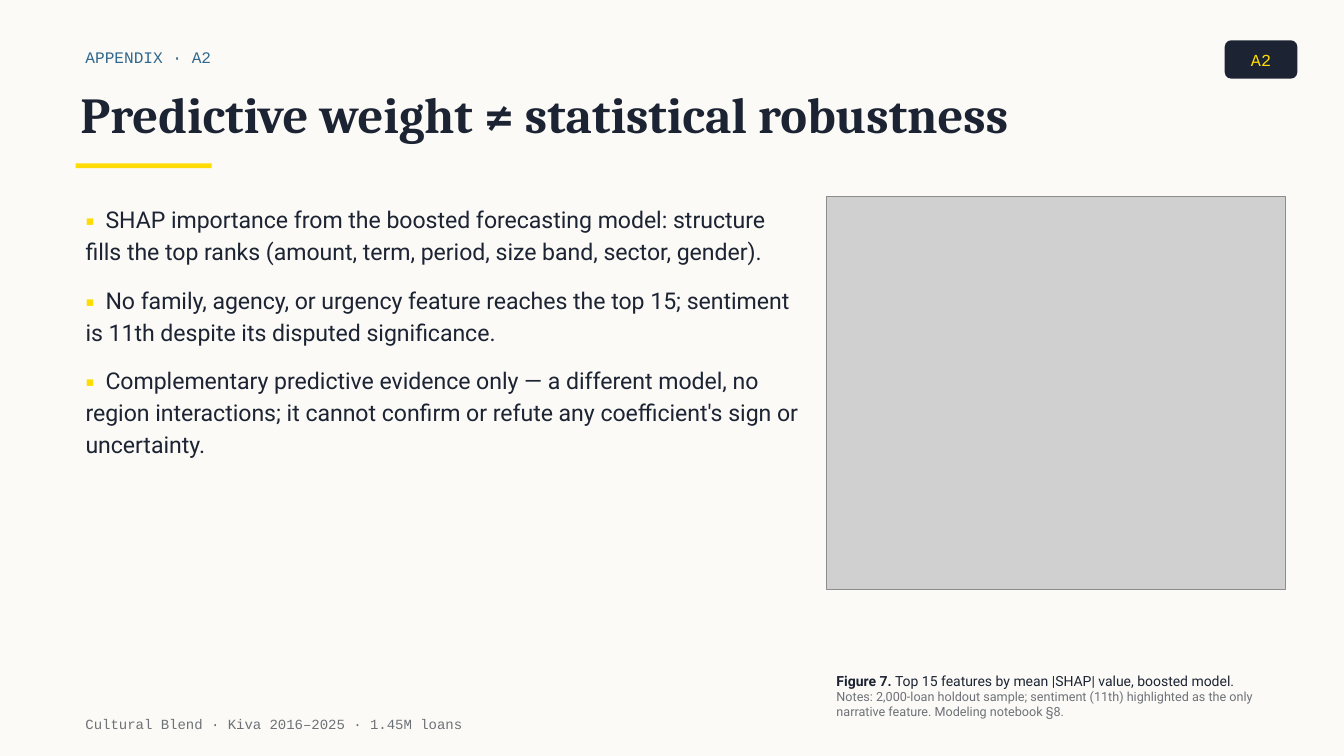
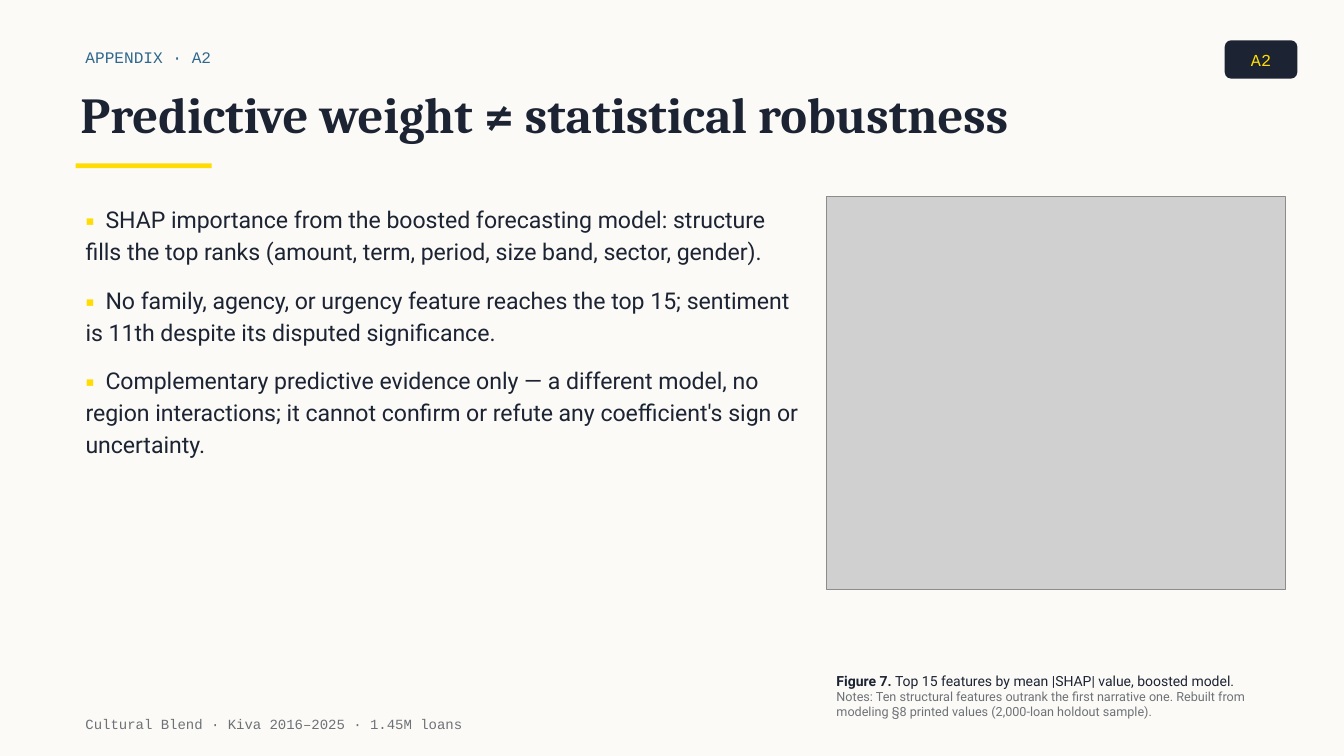
Before and after one commit to tuannm3812/unsw-ma-hackathon-2026, a slide deck: slide 13 of docs/presentation/slides_draft.pptx. Drawn at 1344x756 pixels with LibreOffice and Linux fonts; fonts in the diff are those of the drawing; grey boxes stand for pictures. Boxes give left, top, right and bottom in pixels: in the first picture for what was removed or moved away, otherwise in the second. Text is boxed around its words. In the diff, an @@ line names an element or a change of style, - is before the commit and + after.

```diff
--- a/docs/presentation/slides_draft.pptx
+++ b/docs/presentation/slides_draft.pptx
@@ text at [836,691,1245,719]: text changed @@
-Notes: 2,000-loan holdout sample; sentiment (11th) highlighted as the only narrative feature. Modeling notebook §8.
+Notes: Ten structural features outrank the first narrative one. Rebuilt from modeling §8 printed values (2,000-loan holdout sample).
```
Also in this commit, not shown: 7 other slides changed, 1 other file.
